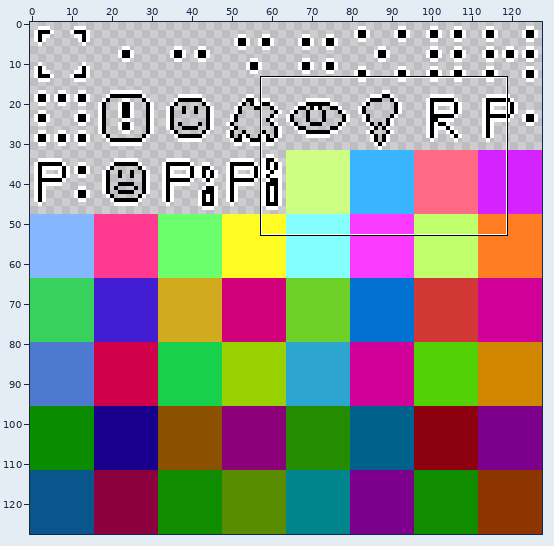
File history of a sprite sheet, src/main/resources/assets/armourers_workshop/textures/tile-entities/markers.png. The first picture is a wide view before the edit; the outline marks the close-up.
Close-up. Before:
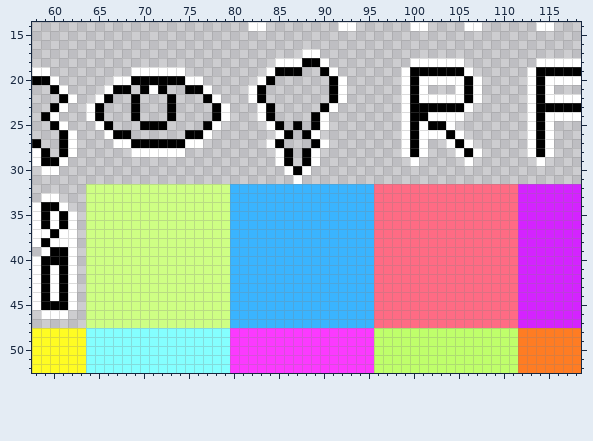
The file is 128x128 pixels. Shown: x 58..118, y 14..52.
Now the later version:
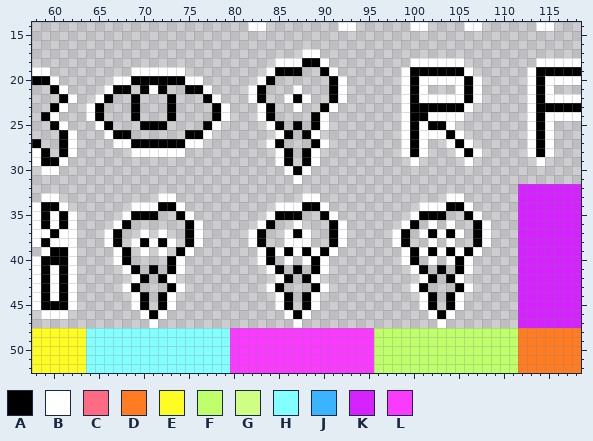
Palette (. is transparent): A #000000  B #ffffff  C #ff6b84  D #ff7c23  E #fffc23  F #bfff6b  G #ceff84  H #84ffff  J #3ab4ff  K #d423ff  L #fb3aff
The commit says: Updated paint type markers. (NexusTheBrony)
Change:
y 21: x 87 . -> B
y 22: x 86..88 ... -> BAB
y 23: x 87 . -> B
y 32: x 64..111 GGGGGGGGGGGGGGGGJJJJJJJJJJJJJJJJCCCCCCCCCCCCCCCC -> ................................................
y 33: x 64..111 GGGGGGGGGGGGGGGGJJJJJJJJJJJJJJJJCCCCCCCCCCCCCCCC -> ........BB..............BB..............BB......
y 34: x 64..111 GGGGGGGGGGGGGGGGJJJJJJJJJJJJJJJJCCCCCCCCCCCCCCCC -> .....BBBAAB..........BBBAAB..........BBBAAB.....
y 35: x 64..111 GGGGGGGGGGGGGGGGJJJJJJJJJJJJJJJJCCCCCCCCCCCCCCCC -> ....BAAA..AB........BAAA..AB........BAAA..AB....
y 36: x 64..111 GGGGGGGGGGGGGGGGJJJJJJJJJJJJJJJJCCCCCCCCCCCCCCCC -> ...BA......AB......BA..B...AB......BA.B.B..AB...
y 37: x 64..111 GGGGGGGGGGGGGGGGJJJJJJJJJJJJJJJJCCCCCCCCCCCCCCCC -> ..BA..B.B..AB.....BA..BAB..AB.....BA.BABAB.AB...
y 38: x 64..111 GGGGGGGGGGGGGGGGJJJJJJJJJJJJJJJJCCCCCCCCCCCCCCCC -> ..BA.BABAB.AB.....BA..BBB..AB.....BA..B.B..AB...
y 39: x 64..111 GGGGGGGGGGGGGGGGJJJJJJJJJJJJJJJJCCCCCCCCCCCCCCCC -> ...BA.B.B.AB.......BABABABAB.......BABABABAB....
y 40: x 64..111 GGGGGGGGGGGGGGGGJJJJJJJJJJJJJJJJCCCCCCCCCCCCCCCC -> ...BA....AB........BA.B.BAB........BA.B.BAB.....
y 41: x 64..111 GGGGGGGGGGGGGGGGJJJJJJJJJJJJJJJJCCCCCCCCCCCCCCCC -> ....BA.A.AB.........BA.A.AB.........BA.A.AB.....
y 42: x 64..111 GGGGGGGGGGGGGGGGJJJJJJJJJJJJJJJJCCCCCCCCCCCCCCCC -> .....BA.AB...........BA.AB...........BA.AB......
y 43: x 64..111 GGGGGGGGGGGGGGGGJJJJJJJJJJJJJJJJCCCCCCCCCCCCCCCC -> ....BA...AB.........BA...AB.........BA...AB.....
y 44..45: x 64..111 GGGGGGGGGGGGGGGGJJJJJJJJJJJJJJJJCCCCCCCCCCCCCCCC -> .....BA.AB...........BA.AB...........BA.AB......
y 46: x 64..111 GGGGGGGGGGGGGGGGJJJJJJJJJJJJJJJJCCCCCCCCCCCCCCCC -> ......BAB.............BAB.............BAB.......
y 47: x 64..111 GGGGGGGGGGGGGGGGJJJJJJJJJJJJJJJJCCCCCCCCCCCCCCCC -> .......B...............B...............B........
